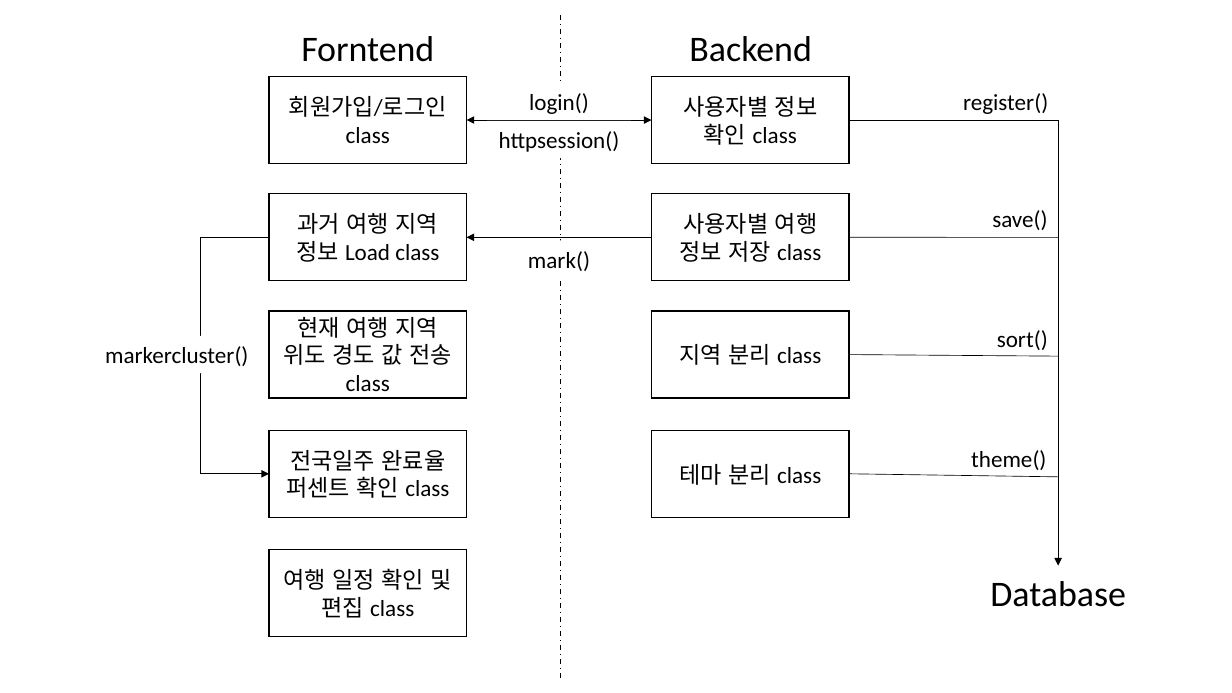
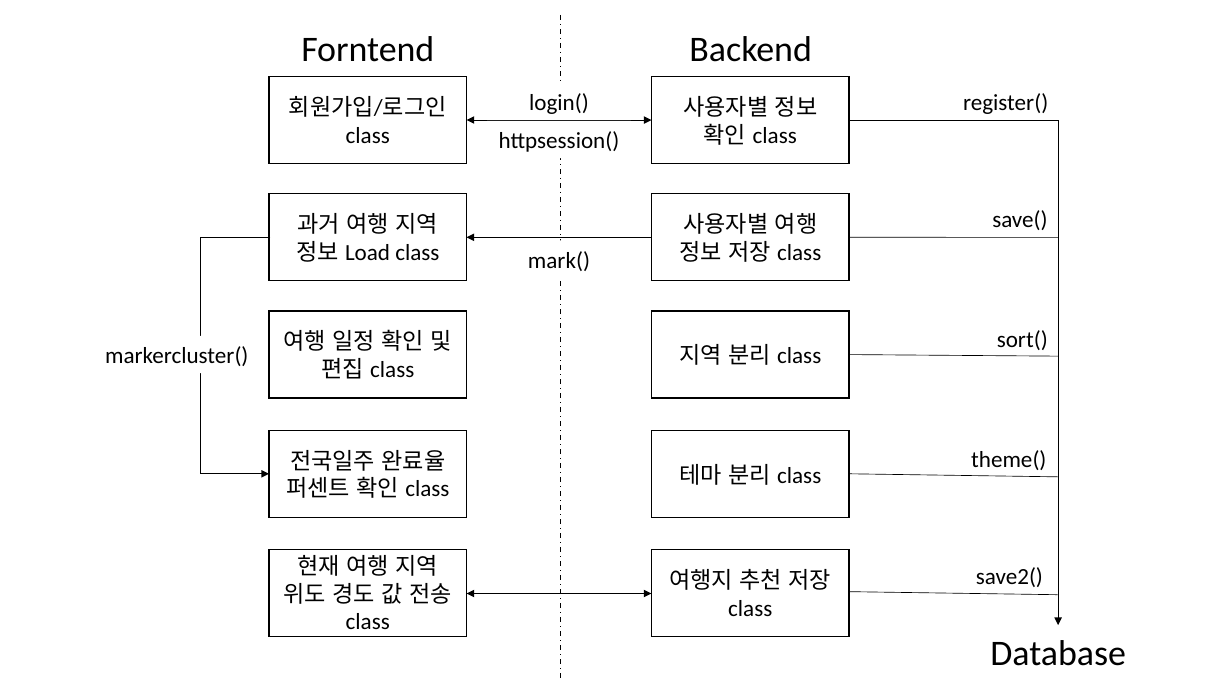
Before and after one commit to tukcom2023CD/GoldenClinic, a slide deck: slide 5 of Documents/Presentation1.pptx. Drawn at 1232x693 pixels with LibreOffice and Linux fonts; fonts in the diff are those of the drawing. Boxes give left, top, right and bottom in pixels: in the first picture for what was removed or moved away, otherwise in the second. Text is boxed around its words. In the diff, an @@ line names an element or a change of style, - is before the commit and + after.

```diff
--- a/Documents/Presentation1.pptx
+++ b/Documents/Presentation1.pptx
@@ elbow arrow moved from (849, 120) - (1058, 566) to (849, 120) - (1058, 626) @@
@@ text in rectangle at (284, 329, 452, 379): text changed @@
-현재 여행 지역 위도 경도 값 전송 class
+여행 일정 확인 및 편집 class
@@ text in rectangle at (284, 555, 452, 629): text changed @@
-여행 일정 확인 및 편집 class
+현재 여행 지역 위도 경도 값 전송 class
@@ group added at (467, 550, 1058, 637): 1 rectangle, 1 double arrow, 1 line, 1 text @@
+여행지 추천 저장 class
+save2()
@@ text "Database": place and size @@
-text "Database" at (990, 581, 1126, 607)
+text "Database" at (990, 640, 1126, 666)
```
